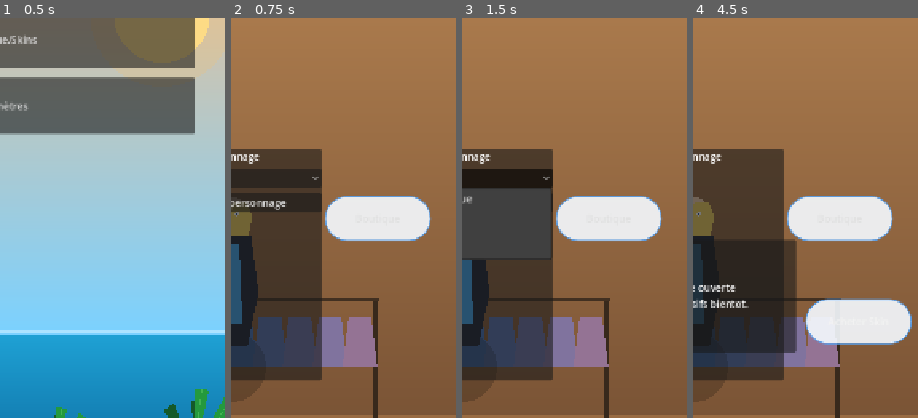
Above: before the commit, frames 1-4 (left to right).
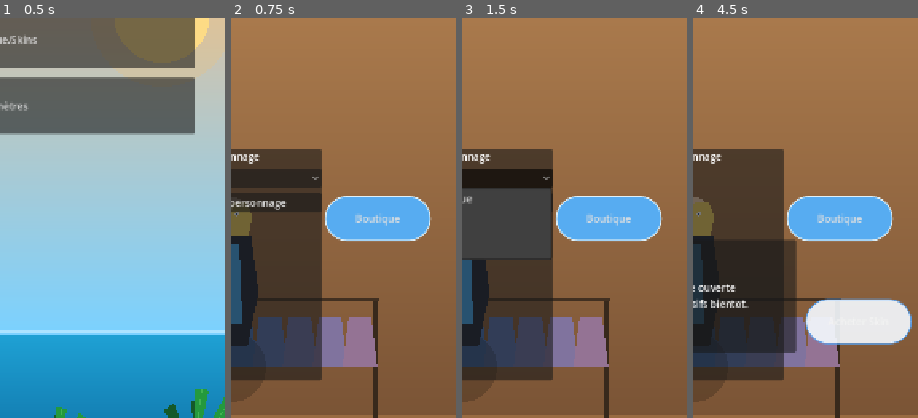
Above: after the commit, the same moments.

Repository: ClemL06/SurfGame
Game: Godot game, scene res://scenes/ui/MainMenu.tscn
Same seed, same stepped clock (60 frames per second), same inputs: the game is played once before the commit and once after it.
Inputs:
- Up to frame 1 (0.5 s): no input
- Up to frame 2 (0.75 s): click "Boutique/Skins" at 0.5 s
- Up to frame 3 (1.5 s): click "Surfeur Classique" at 1.25 s
- Up to frame 4 (4.5 s): click "Equiper ce personnage" at 2 s; click "Dressing" at 2.75 s; click "Boutique" at 3.5 s; click "Acheter Skin" at 4.25 s
The pictures show only the part of the screen within x 50-100%, y 18-68%; the shares and areas given below are measured in that part.

Frame 1 is identical in both runs. In frame 2, 4.7% of the frame differs, in the area x 41-90%, y 44-56%; in frame 3, 4.7%; in frame 4, 4.7%.

Commit message:
Boutons dans interieur maison

Diff:
--- a/nouveau-projet-de-jeu/scenes/ui/ShopDressing.tscn
+++ b/nouveau-projet-de-jeu/scenes/ui/ShopDressing.tscn
@@ -161,9 +161,9 @@
 offset_top = -120.0
 offset_right = 320.0
 offset_bottom = -48.0
-theme_override_styles/normal = SubResource("StyleBoxFlat_bubble")
+theme_override_styles/normal = SubResource("StyleBoxFlat_bubble_active")
 theme_override_styles/hover = SubResource("StyleBoxFlat_bubble")
-theme_override_styles/pressed = SubResource("StyleBoxFlat_bubble_active")
+theme_override_styles/pressed = SubResource("StyleBoxFlat_bubble")
 text = "Boutique"
 
 [node name="BuyButton" type="Button" parent="."]
